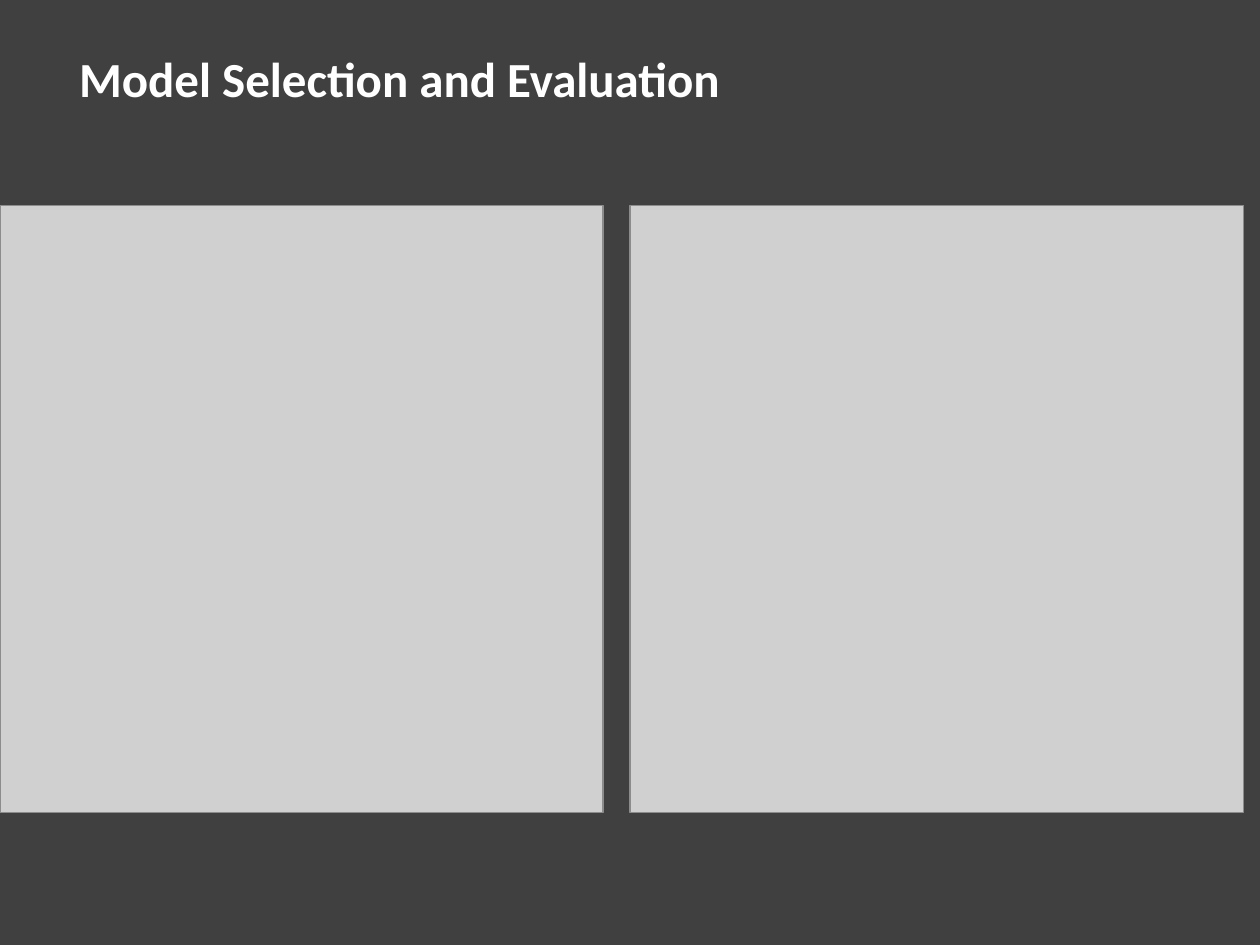
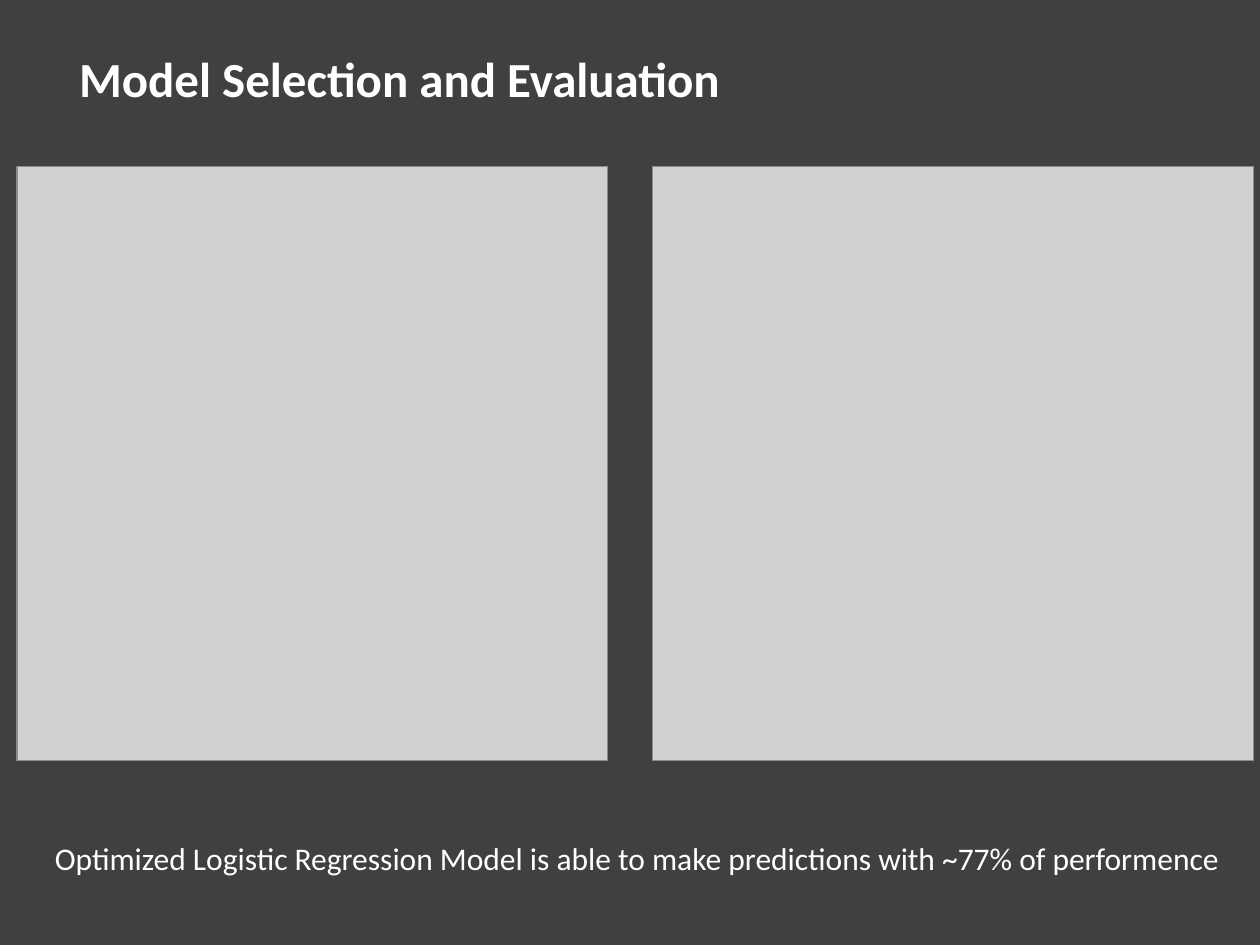
Before and after one commit to sheha919/Stroke_Prediction, a slide deck: slide 11 of stroke_pred_presentation.pptx (slide 7 before the commit). Drawn at 1260x945 pixels with LibreOffice and Linux fonts; fonts in the diff are those of the drawing; grey boxes stand for pictures. Boxes give left, top, right and bottom in pixels: in the first picture for what was removed or moved away, otherwise in the second. Text is boxed around its words. In the diff, an @@ line names an element or a change of style, - is before the commit and + after.

Commit message:
updated presentation

```diff
--- a/stroke_pred_presentation.pptx
+++ b/stroke_pred_presentation.pptx
@@ picture: place and size @@
-picture at [0, 205, 604, 813]
+picture at [16, 166, 607, 761]
@@ picture: place and size @@
-picture at [630, 205, 1244, 813]
+picture at [653, 166, 1254, 761]
@@ text added at [55, 848, 1219, 876], 18 pt, text #FFFFFF @@
+Optimized Logistic Regression Model is able to make predictions with ~77% of performence
```
Also in this commit, not shown: 2 other slides changed, 8 slides added, 3 slides removed.
